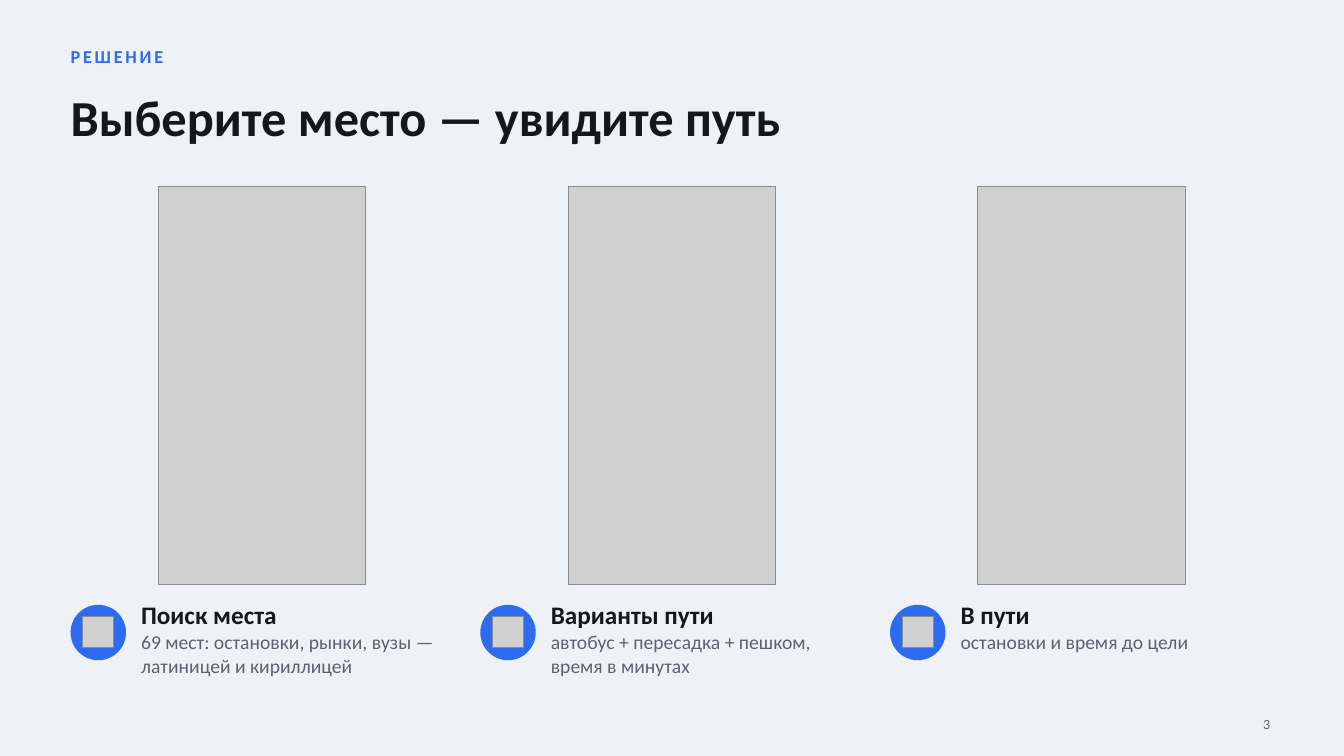
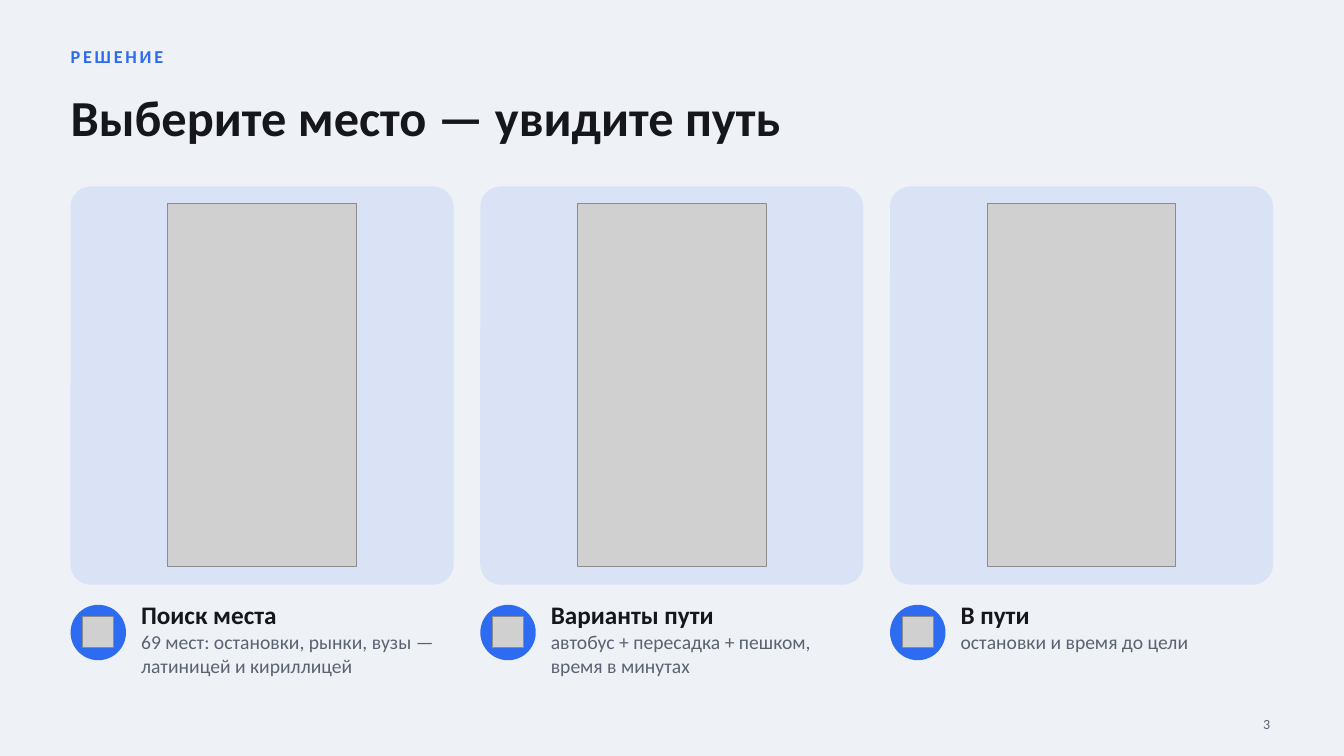
Before and after one commit to ZedRubilan/bekat, a slide deck: slide 3 of docs/Bekat StudEXPO-2026.pptx. Drawn at 1344x756 pixels with LibreOffice and Linux fonts; fonts in the diff are those of the drawing; grey boxes stand for pictures. Boxes give left, top, right and bottom in pixels: in the first picture for what was removed or moved away, otherwise in the second. Text is boxed around its words. In the diff, an @@ line names an element or a change of style, - is before the commit and + after.

```diff
--- a/docs/Bekat StudEXPO-2026.pptx
+++ b/docs/Bekat StudEXPO-2026.pptx
@@ rounded rectangle added at bbox=[71, 187, 454, 585], fill #2D6BF0 at 10% opacity @@
@@ picture: place and size @@
-picture at bbox=[158, 187, 366, 585]
+picture at bbox=[167, 204, 356, 567]
@@ rounded rectangle added at bbox=[480, 187, 863, 585], fill #2D6BF0 at 10% opacity @@
@@ picture: place and size @@
-picture at bbox=[569, 187, 776, 585]
+picture at bbox=[578, 204, 766, 567]
@@ rounded rectangle added at bbox=[890, 187, 1273, 585], fill #2D6BF0 at 10% opacity @@
@@ picture: place and size @@
-picture at bbox=[978, 187, 1186, 585]
+picture at bbox=[987, 204, 1176, 567]
```
Also in this commit, not shown: 3 other slides changed, 10 other files.
